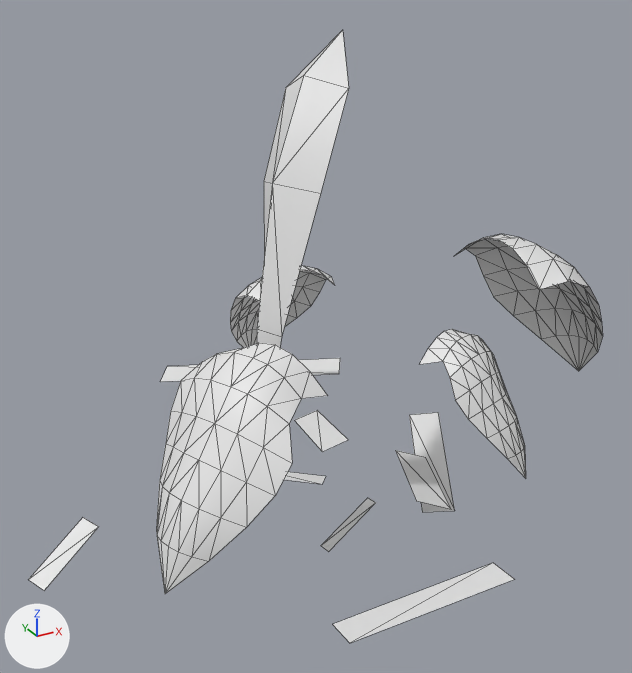
Two versions of the OBJ model game/assets/models/plants/SM_Plant_PhilodendronJuvenile_Leaf.obj, one commit apart.
Before and after are seen from a 50 mm lens placed at (-1.099, -1.869, 1.408), pointed at (-0.004, 0.122, 0.412). Lighting does not change. The marker at lower left points along +X, +Y and +Z. The first picture is the older version. Mesh edges are drawn as thin lines. Where no turn or scale is listed for an object, it has been applied to the vertices.

The older version as bpy lines, for what is in view:
```python
me_sm_plant_philodendronjuvenile_leaf = bpy.data.meshes.new('SM_Plant_PhilodendronJuvenile_Leaf')
me_sm_plant_philodendronjuvenile_leaf.from_pydata(...)  # 243 vertices, 340 faces; spans x -0.88..0.92, y -0.64..0.95, z -0.05..1.24
ob_sm_plant_philodendronjuvenile_leaf = bpy.data.objects.new('SM_Plant_PhilodendronJuvenile_Leaf', me_sm_plant_philodendronjuvenile_leaf)
ob_sm_plant_philodendronjuvenile_leaf.location = (0.0, 0.0, 0.0)
```
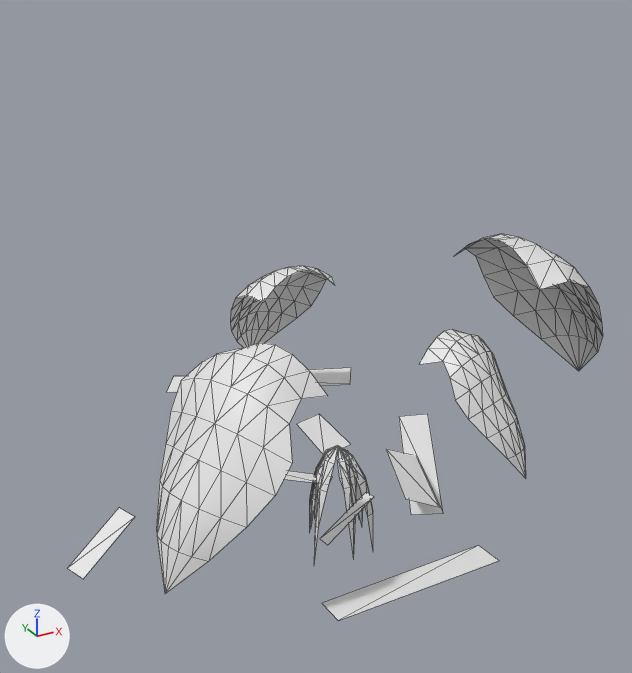
Edits to the bpy script that builds the scene:
```text
Change me_sm_plant_philodendronjuvenile_leaf:
    used by ob_sm_plant_philodendronjuvenile_leaf; location = (0.0, 0.0, 0.0)
    remove me_sm_plant_philodendronjuvenile_leaf.from_pydata(...)  # 243 vertices, 340 faces; spans x -0.88..0.92, y -0.64..0.95, z -0.05..1.24
    add me_sm_plant_philodendronjuvenile_leaf.from_pydata(...)  # 333 vertices, 448 faces; spans x -0.79..0.92, y -0.57..0.86, z -0.24..0.66
    me_sm_plant_philodendronjuvenile_leaf part 1
    10 vertices are removed from x -0.3..0.0, y -0.2..0.07, z 0.58..1.24
    12 faces are deleted
    4 vertices in x -0.24..-0.02, y -0.02..0.18, z 0.0..0.02 move by (0.02, -0.01, 0.0)
    3 vertices in x -0.33..0.11, y -0.64..-0.56, z 0.05..0.06 move by (0.01, 0.07, 0.0)
    3 vertices in x -0.24..0.3, y 0.51..0.95, z 0.01..0.06 move by (-0.01, -0.09, 0.0)
    3 vertices in x -0.18..-0.01, y -0.25..-0.18, z -0.02..0.06 move by (0.01, 0.02, 0.0)
    3 vertices in x 0.14..0.28, y -0.35..0.0, z 0.02..0.07 move by (-0.02, 0.02, 0.0)
    17 vertices move from x -0.88..0.41, y -0.54..0.61, z -0.05..0.16 to x -0.79..0.37, y -0.47..0.52, z -0.24..0.11
    100 vertices are added at x -0.1..0.09, y -0.09..0.09, z -0.23..0.12
    120 new faces join them
```

Pixel boxes [x1, y1, x2, y2] of what changed, in the pictures (632 x 673 px):
'SM_Plant_PhilodendronJuvenile_Leaf', reshaped (7% narrower, 37% shorter): before [28, 30, 603, 643]; after [68, 234, 603, 620]
part 1 of me_sm_plant_philodendronjuvenile_leaf, cut back: before [28, 30, 514, 643]; after [68, 368, 499, 620]
